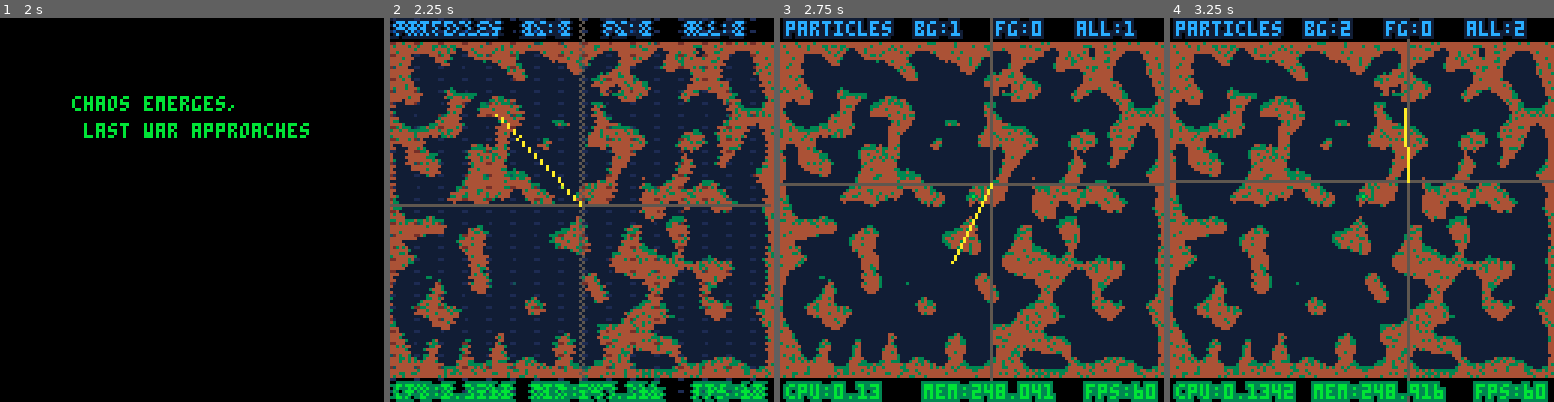
Above: before the commit, frames 1-4 (left to right).
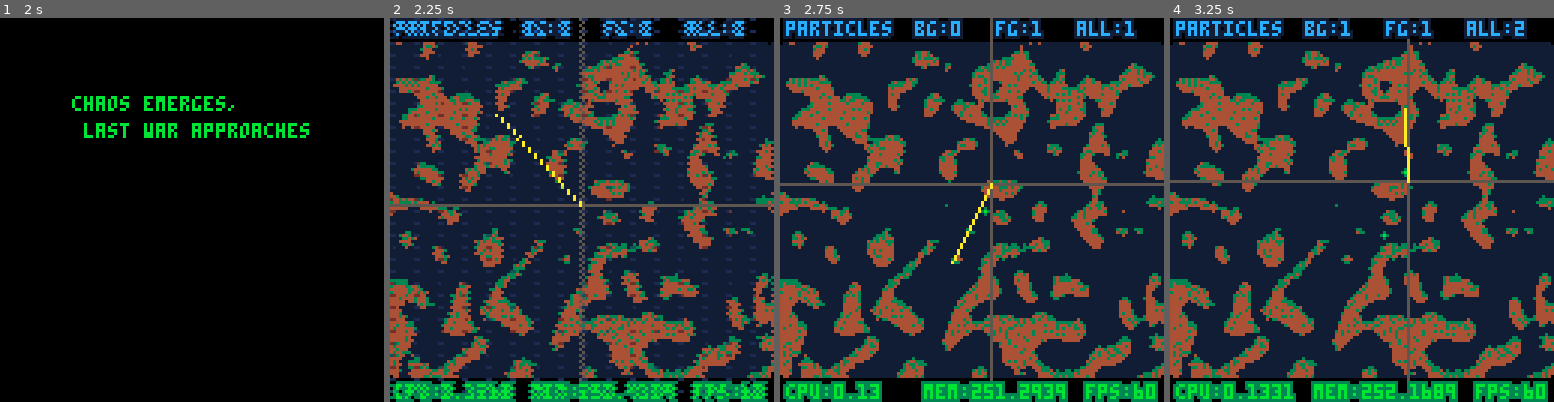
Above: after the commit, the same moments.

Repository: DonBattery/psys
Game: PICO-8 cartridge src/main.p8
Same seed, same stepped clock (60 frames per second), same inputs: the game is played once before the commit and once after it.
Inputs (mouse positions are in pixels of both pictures, inside the frame that each line leads up to):
- Up to frame 1 (2 s): tap X (X key) at 0.33, 1.07, 1.85 s; click (280, 121) at 0.67 s; tap O (Z key) at 0.7, 1.7 s; click (46, 267) at 1.22 s; hold Right from 1.6 s (still down); click (107, 114) at 1.77 s
- Up to frame 2 (2.25 s): release Right at 2.1 s; tap O (Z key) at 2.1 s; hold Up from 2.15 s (still down)
- Up to frame 3 (2.75 s): click (952, 259) at 2.32 s; release Up at 2.42 s; hold Right from 2.47 s (still down); tap O (Z key) at 2.5 s
- Up to frame 4 (3.25 s): click (1404, 106) at 2.87 s; tap O (Z key) at 2.9 s; tap X (X key) at 2.97 s; release Right at 3.03 s; hold Left from 3.08 s (still down)

Frame 1 is identical in both runs. In frame 2, 44% of the frame differs, in the area x 0-100%, y 6-100%; in frame 3, 44%; in frame 4, 44%, in the area x 0-100%, y 0-100%.

Commit message:
new layout

Diff:
--- a/src/p_sys.p8
+++ b/src/p_sys.p8
@@ -7,7 +7,7 @@
     pprint("last war approaches", 28, 35, 11, 0, "l", true)
     flip()
     base_color, highlight_color, bg_color, dmg_color, world_str = color1, color2, color3, color4, str
-    gen_map(.48 + density * (.04 / 256), color1, color2, left == 1, right == 1, top == 1, down == 1)
+    gen_map(.47 + density * (.06 / 256), color1, color2, left == 1, right == 1, top == 1, down == 1)
   end,
   function(color1, color2, color3, color4, str)
     for x = 0, 127 do
@@ -30,10 +30,16 @@
         poke(0x5f80, 1)
       elseif pin1 == 2 then
         local fn, number_of_params = peek(0x5f81), peek(0x5f82)
-        local params = {}
+        local params, s_params = {}, ""
         for i = 1, number_of_params do
-          add(params, peek(0x5f82 + i))
+          local val = peek(0x5f82 + i)
+          add(params, val)
+          s_params ..= val
+          if i < number_of_params then
+            s_params ..= " "
+          end
         end
+        debug:event("fn " .. fn .. " " .. s_params)
         fns[fn](unpack(params))
         poke(0x5f80, 1)
       end
@@ -41,10 +47,39 @@
   })
 end
 
+function debugger()
+  return env({
+    l = {},
+    event = function(_ENV, msg)
+      add(
+        l, {
+          t = 300,
+          m = msg
+        }
+      )
+      if #l > 14 then
+        deli(l, 1)
+      end
+    end,
+    draw = function(_ENV)
+      local tmp = {}
+      for i, v in ipairs(l) do
+        v.t -= 1
+        if v.t > 0 then
+          add(tmp, v)
+        end
+        pprint(v.m, 2, (i - 1) * 8 + 10, v.t > 100 and 7 or v.t > 50 and 6 or 5, v.t > 100 and 6 or v.t > 50 and 5 or 0, "l", true)
+      end
+      l = tmp
+    end
+  })
+end
+
 function _init()
+  debug = debugger()
   gpio = gpio_stack()
   init_destructors()
-  gen_map(.5, 4, 3, true, true, true, true)
+  gen_map(.5, 4, 3, false, false, false, false)
   joy1 = joy(0)
   joy2 = joy(1)
   fg_part, bg_part = p_sys(), p_sys()
@@ -132,5 +167,10 @@
   local dist = sqrt(focus:sqrdist(ui.mpos))
   p_dir, p_force = ui.mpos - focus, dist < 16 and 0 or (dist - 16) / 32
 
+  debug:draw()
+  pset(0, 8, 0)
+  pset(127, 8, 0)
+  pset(0, 119, 0)
+  pset(127, 119, 0)
   pal(1, bg_color + 128, 1)
 end
Not shown, changed: 194 lines of the sprite sheet (__gfx__) section of src/main.p8
Not shown, changed: the thumbnail (__label__) section of src/main.p8
Not shown, changed: docs/editor.js
Not shown, changed: docs/index.html
Not shown, added: docs/pico-8.ttf
Not shown, added: docs/psys.js
Not shown, changed: docs/style.css
